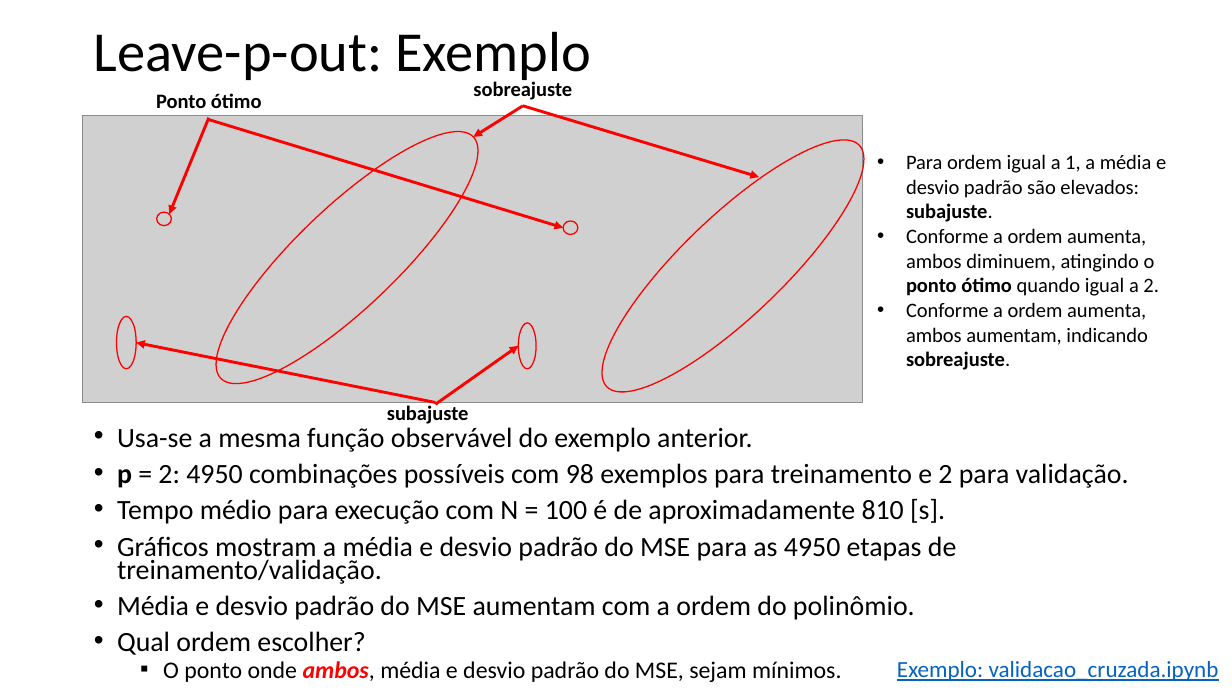
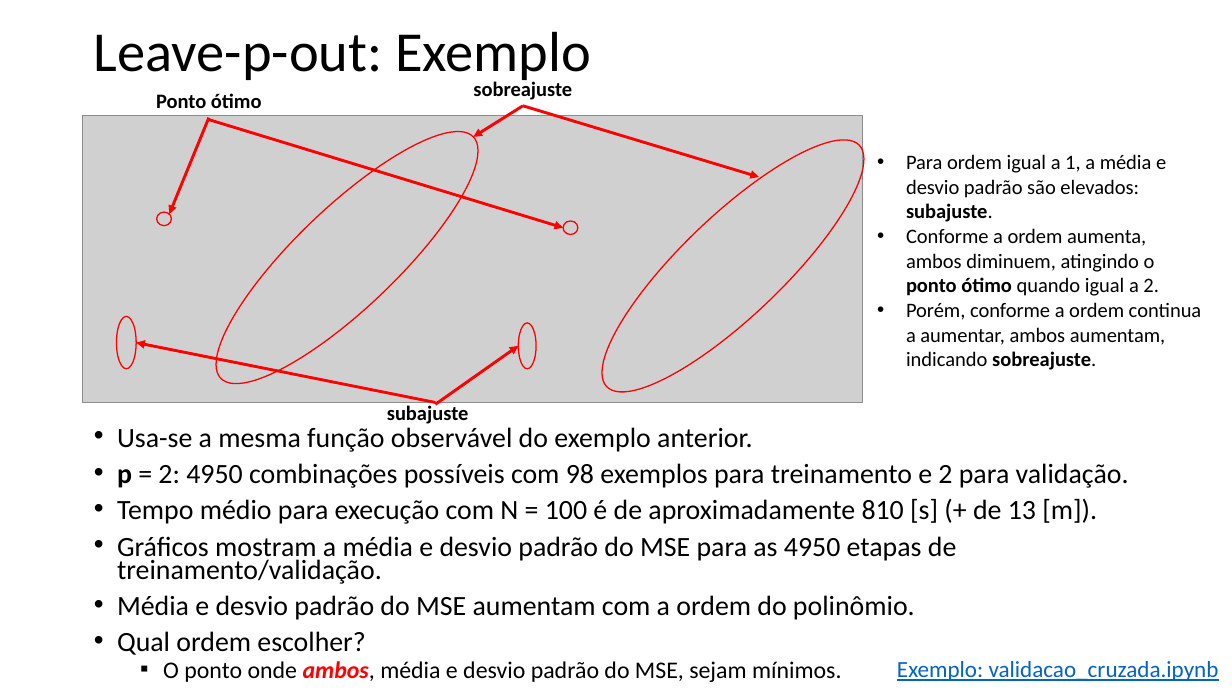
Before and after one commit to zz4fap/t319_aprendizado_de_maquina, a slide deck: slide 10 of slides/T319_Regressão_Linear (Parte V).pptx. Drawn at 1232x693 pixels with LibreOffice and Linux fonts; fonts in the diff are those of the drawing; grey boxes stand for pictures. Boxes give left, top, right and bottom in pixels: in the first picture for what was removed or moved away, otherwise in the second. Text is boxed around its words. In the diff, an @@ line names an element or a change of style, - is before the commit and + after.

```diff
--- a/slides/T319_Regressão_Linear (Parte V).pptx
+++ b/slides/T319_Regressão_Linear (Parte V).pptx
@@ text at <box>906,302,1202,370</box>: text changed @@
-• Conforme a ordem aumenta, ambos aumentam, indicando sobreajuste.
+• Porém, conforme a ordem continua a aumentar, ambos aumentam, indicando sobreajuste.
@@ text at <box>117,499,1097,524</box>: text changed @@
-• Tempo médio para execução com N = 100 é de aproximadamente 810 [s].
+• Tempo médio para execução com N = 100 é de aproximadamente 810 [s] (+ de 13 [m]).
```
Also in this commit, not shown: 2 other slides changed, 1 other file.
